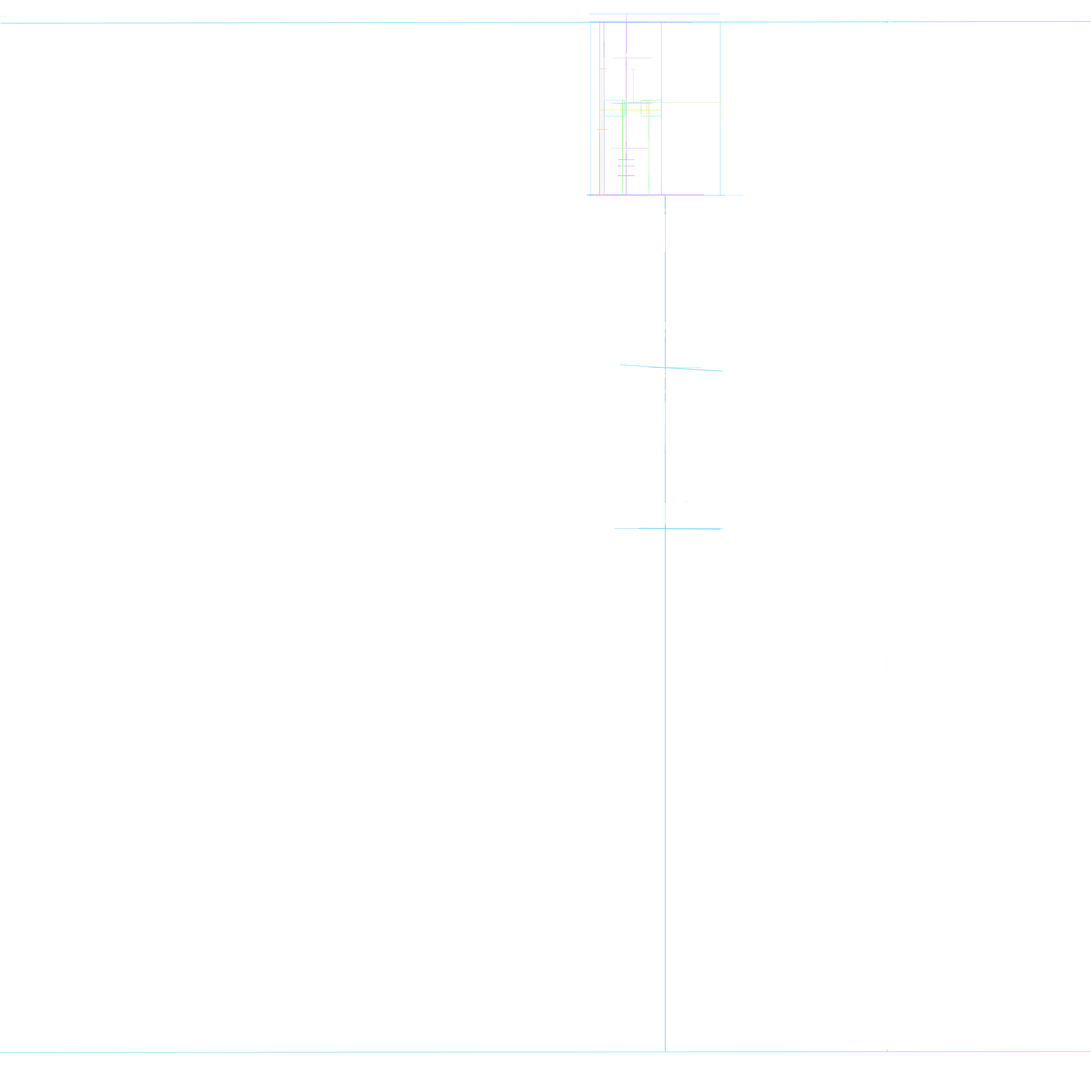
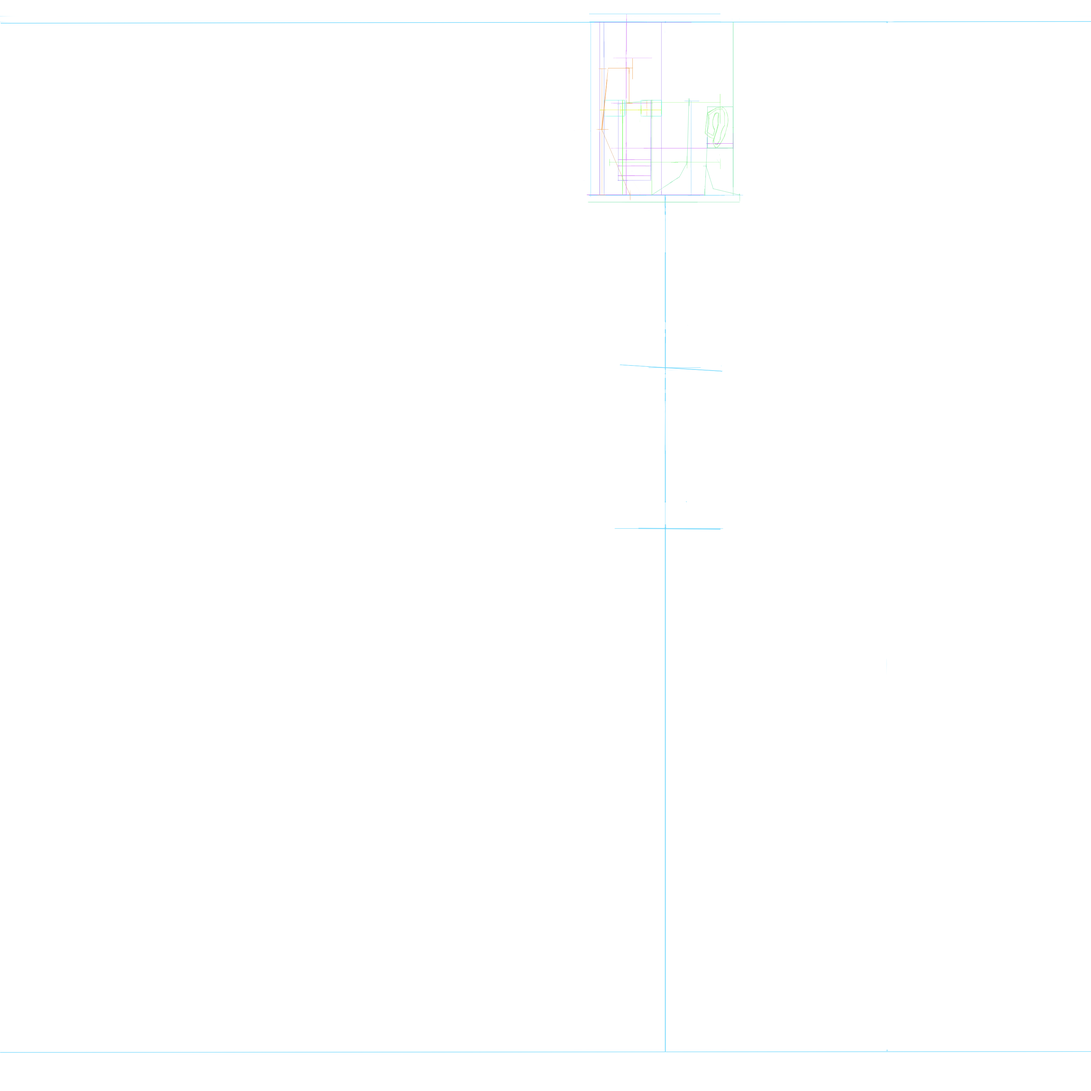
Revision of a layered 1091 x 1091 image; what changed, layer by layer:
added layer "Layer 71" above "Layer 70" over [632, 58, 634, 80]
added layer "Layer 72" above "Layer 68" over [607, 67, 634, 104]
added layer "Layer 68" above "Layer 61" over [601, 61, 611, 131]
added layer "Layer 61" above "Layer 60" over [706, 106, 735, 149]
added layer "Layer 60" above "Layer 59" over [686, 98, 690, 163]
added layer "Layer 59" above "Layer 58" over [651, 162, 688, 196]
added layer "Layer 58" above "Layer 57" over [707, 136, 709, 149]
added layer "Layer 57" above "Layer 56" over [609, 155, 722, 170]
added layer "Layer 56" above "Layer 55" over [684, 100, 704, 196]
added layer "Layer 55" above "Layer 54" over [705, 131, 734, 149]
added layer "Layer 54" above "w - mồm" over [643, 148, 729, 149]
added layer "w - mồm" above "Layer 51" over [543, 99, 653, 187]
added layer "Layer 51" above "Layer 50" over [601, 128, 643, 202]
removed layer "Layer 44" over [622, 100, 641, 196]
removed layer "Layer 43" over [648, 100, 651, 196]
added layer "w - cằm" above "Layer 42" over [622, 99, 653, 196]
removed layer "Layer 49" over [629, 68, 639, 104]
renamed "mũi_môi" to "mồm", painted on it over [617, 159, 652, 177]
added layer "Layer 65" above "Layer 63" over [703, 183, 741, 196]
added layer "Layer 63" above "Layer 64" over [707, 142, 741, 202]
added layer "Layer 64" above "Layer 67" over [587, 201, 741, 203]
added layer "Layer 66" above "Layer 62" over [705, 105, 735, 156]
added layer "Layer 62" above "Layer 7" over [645, 145, 714, 197]
painted on "Layer 7" over [719, 21, 734, 197]
